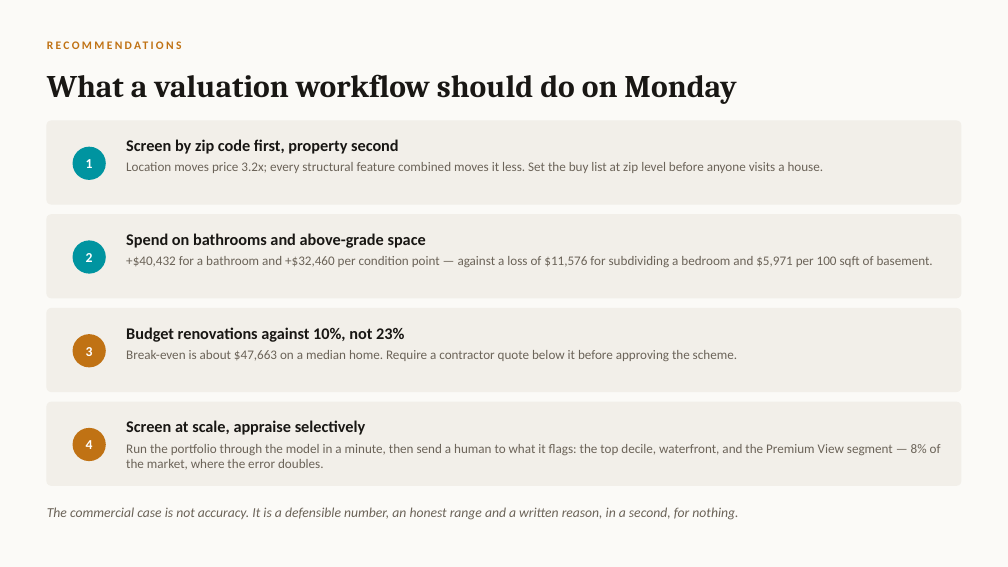
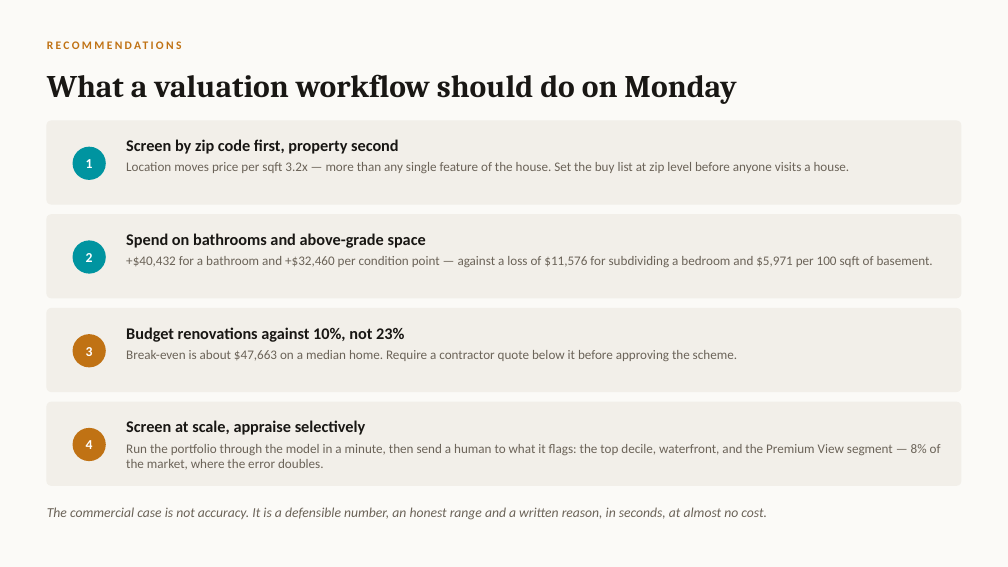
Before and after one commit to EsraaMaamoun/real-estate-machine, a slide deck: slide 10 of reports/Real_Estate_Machine_defense.pptx. Drawn at 1008x567 pixels with LibreOffice and Linux fonts; fonts in the diff are those of the drawing. Boxes give left, top, right and bottom in pixels: in the first picture for what was removed or moved away, otherwise in the second. Text is boxed around its words. In the diff, an @@ line names an element or a change of style, - is before the commit and + after.

```diff
--- a/reports/Real_Estate_Machine_defense.pptx
+++ b/reports/Real_Estate_Machine_defense.pptx
@@ text at (x1=126, y1=162, x2=850, y2=173): text changed @@
-Location moves price 3.2x; every structural feature combined moves it less. Set the buy list at zip level before anyone visits a house.
+Location moves price per sqft 3.2x — more than any single feature of the house. Set the buy list at zip level before anyone visits a house.
@@ text at (x1=47, y1=507, x2=767, y2=520): text changed @@
-The commercial case is not accuracy. It is a defensible number, an honest range and a written reason, in a second, for nothing.
+The commercial case is not accuracy. It is a defensible number, an honest range and a written reason, in seconds, at almost no cost.
```
Also in this commit, not shown: 6 other slides changed, 1 other file.
